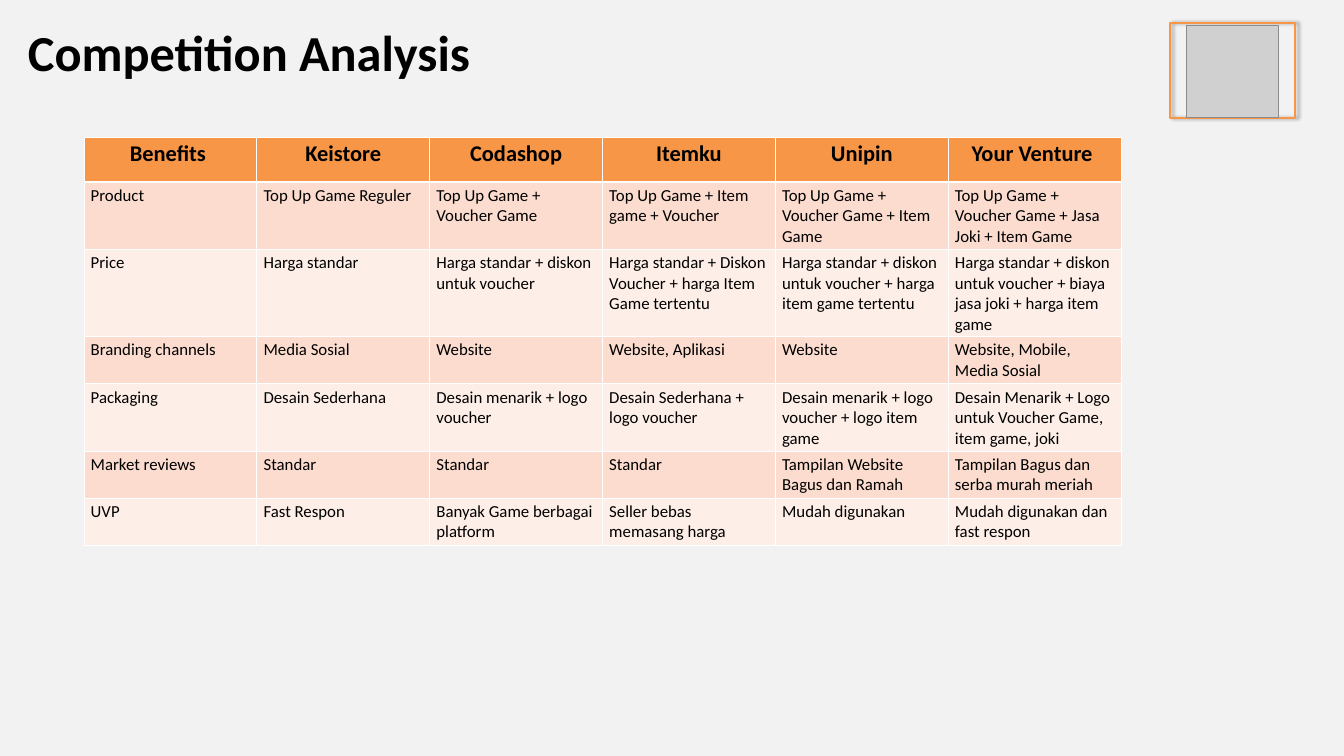
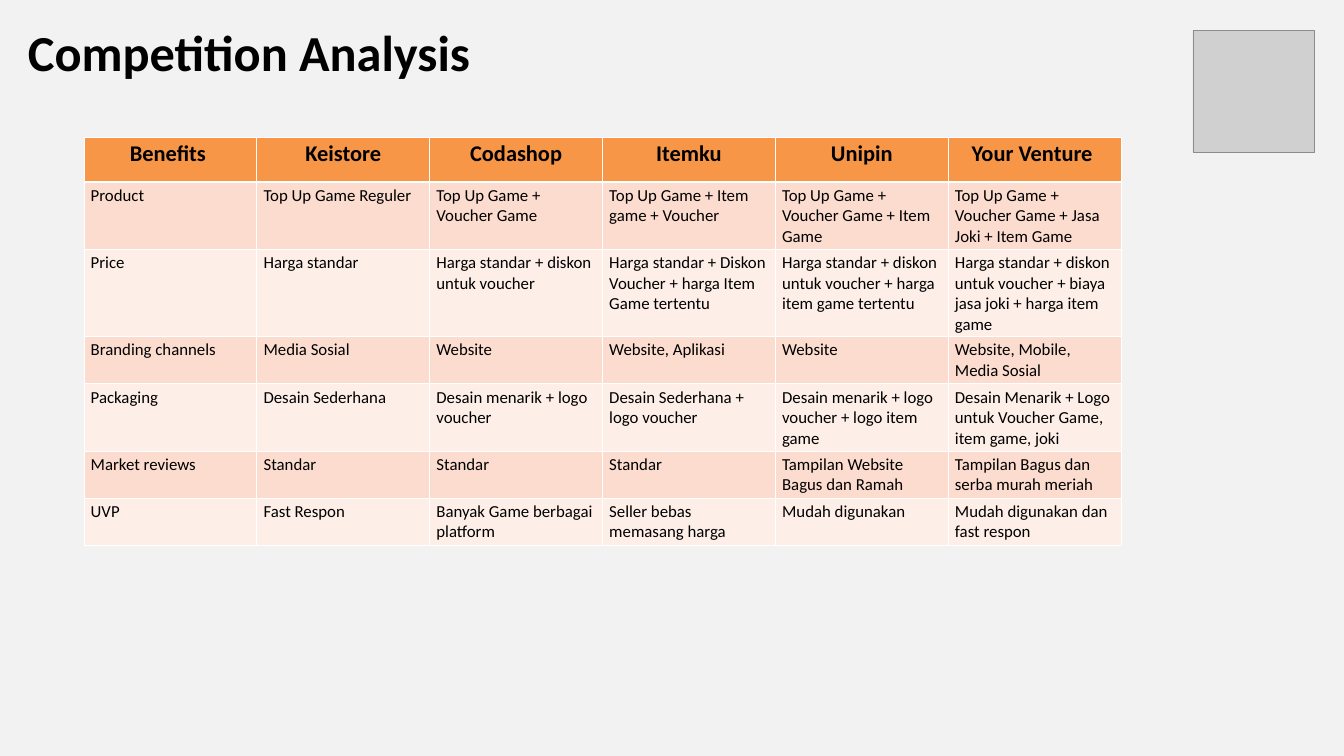
Before and after one commit to JonathanZefanya/Kuliah, a slide deck: slide 9 of Semester 4/Dasar Kewirausahaan/Pertemuan 3 (21-03-2024)/night market - milestone 1.pptx. Drawn at 1344x756 pixels with LibreOffice and Linux fonts; fonts in the diff are those of the drawing; grey boxes stand for pictures. Boxes give left, top, right and bottom in pixels: in the first picture for what was removed or moved away, otherwise in the second. Text is boxed around its words. In the diff, an @@ line names an element or a change of style, - is before the commit and + after.

```diff
--- a/Semester 4/Dasar Kewirausahaan/Pertemuan 3 (21-03-2024)/night market - milestone 1.pptx
+++ b/Semester 4/Dasar Kewirausahaan/Pertemuan 3 (21-03-2024)/night market - milestone 1.pptx
@@ rectangle removed at <box>1171,23,1295,118</box> @@
@@ picture removed at <box>1187,26,1279,118</box> @@
@@ picture added at <box>1193,31,1314,153</box> @@
```
Also in this commit, not shown: 8 other slides changed, 9 other files.
